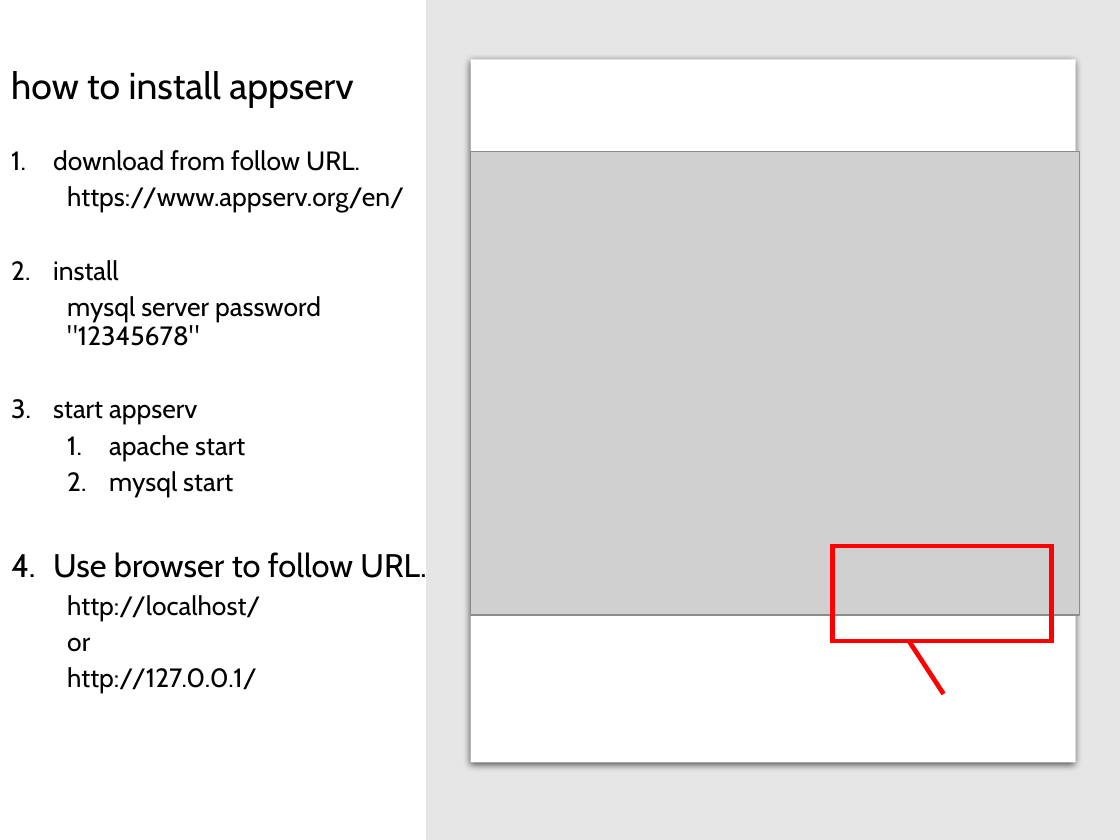
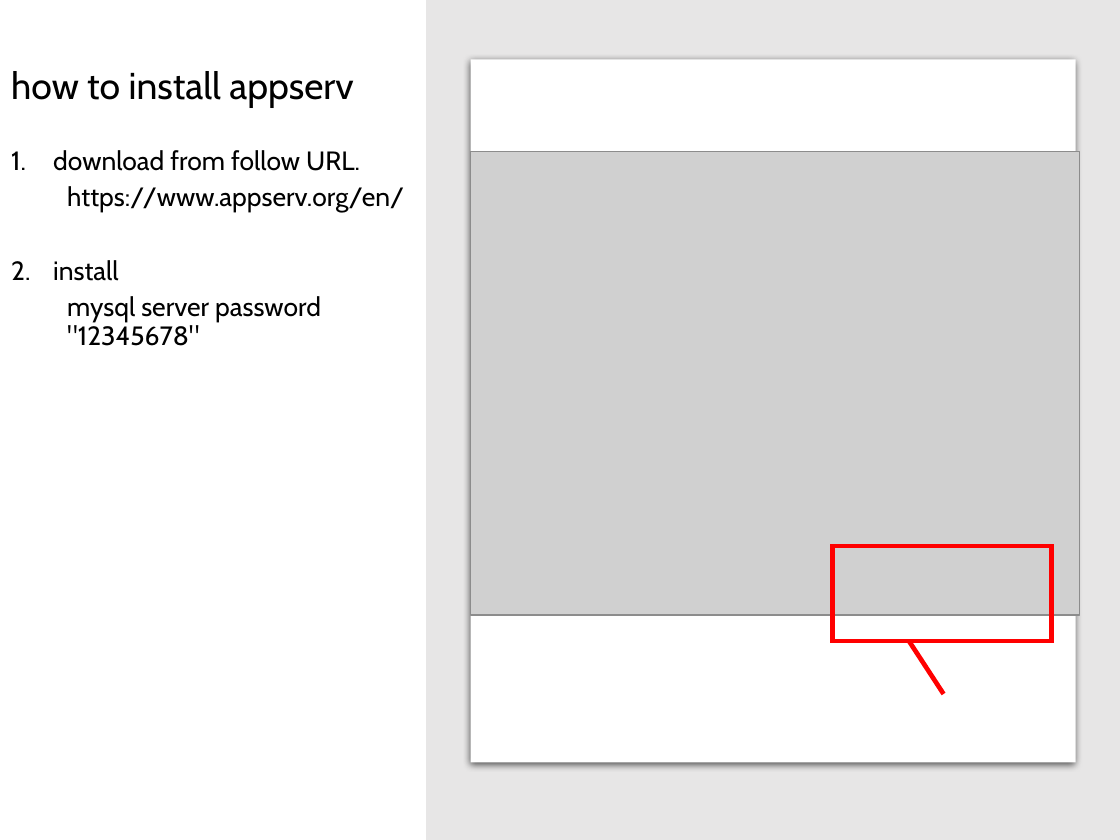
Before and after one commit to lastshogun13/php_lesson, a slide deck: slide 3 of ppt/lesson01.pptx. Drawn at 1120x840 pixels with LibreOffice and Linux fonts; fonts in the diff are those of the drawing; grey boxes stand for pictures. Boxes give left, top, right and bottom in pixels: in the first picture for what was removed or moved away, otherwise in the second. Text is boxed around its words. In the diff, an @@ line names an element or a change of style, - is before the commit and + after.

```diff
--- a/ppt/lesson01.pptx
+++ b/ppt/lesson01.pptx
@@ text at (53,401,426,693): paragraphs removed @@
-3. start appserv
-  1. apache start
-  2. mysql start
-4. Use browser to follow URL.
-  http://localhost/
-  or
-  http://127.0.0.1/
```
Also in this commit, not shown: 5 slides added.
